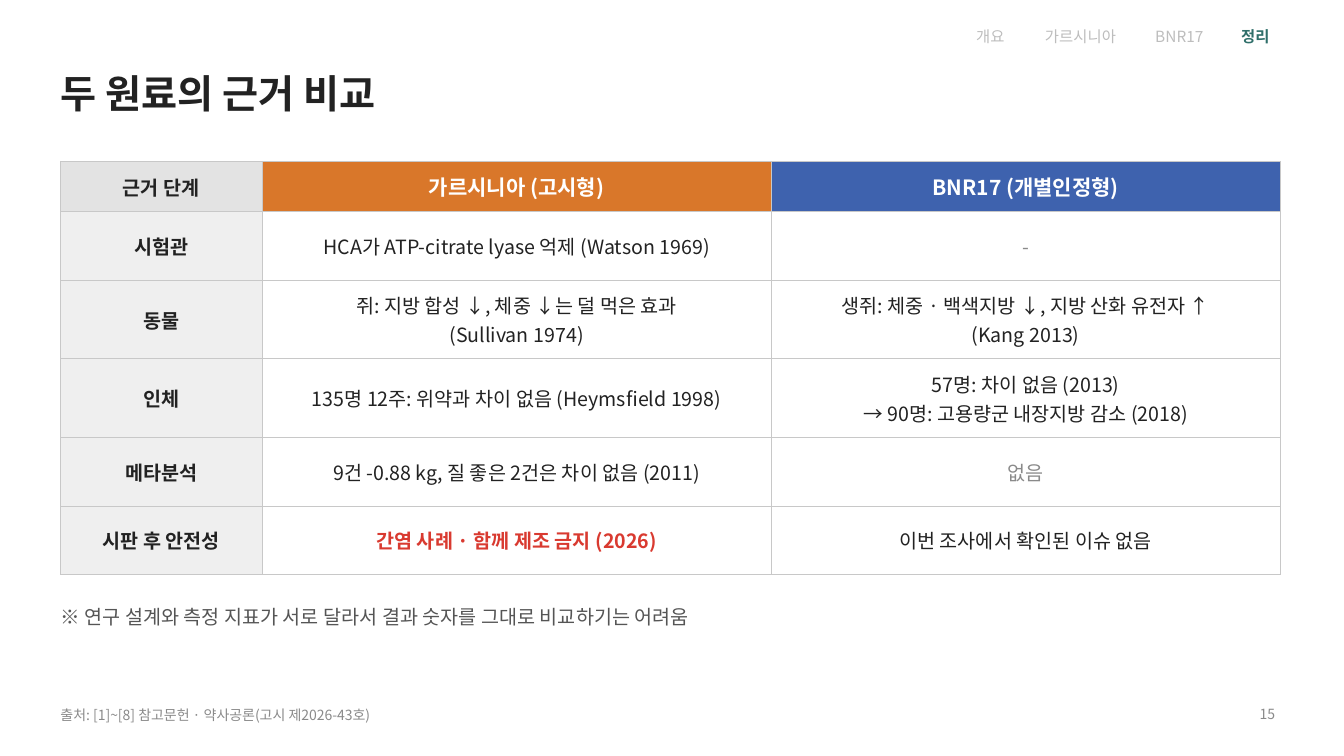
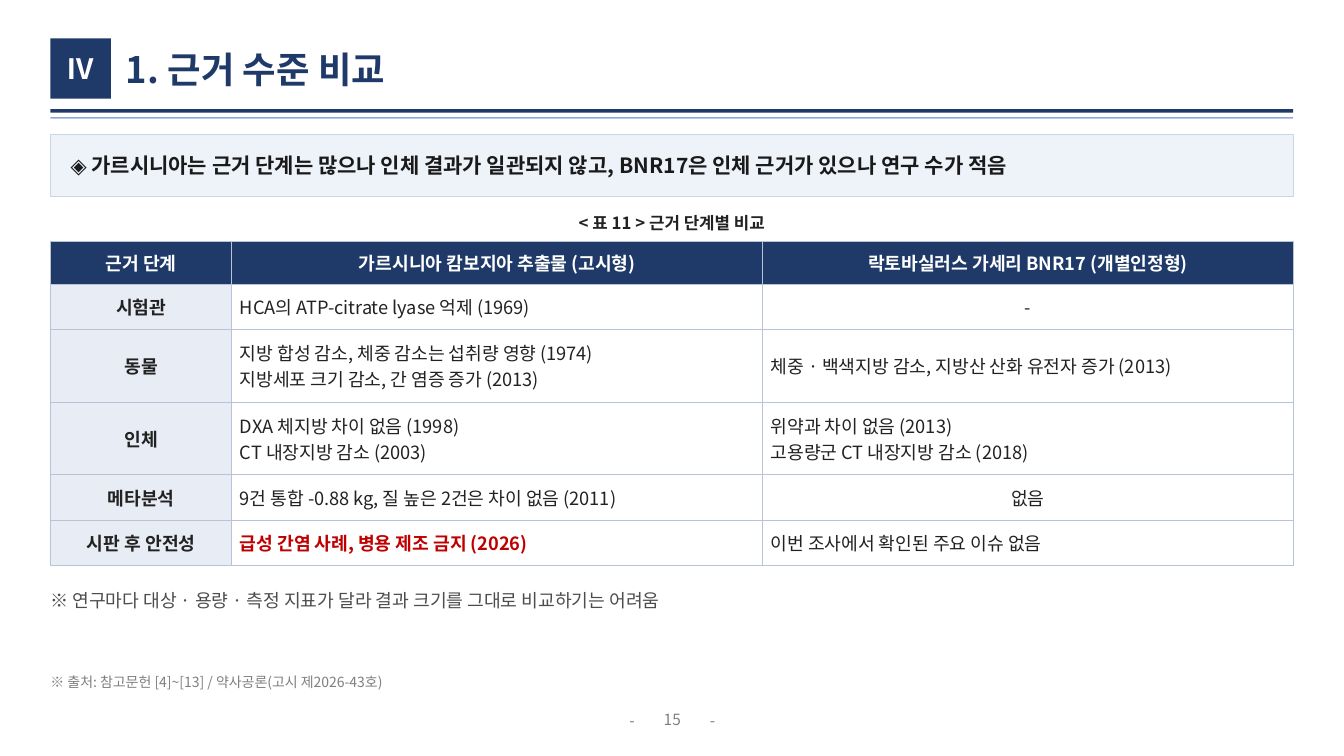
Before and after one commit to logvinca99-cell/logvinca, a slide deck: slide 15 of 발표자료/체중조절_발표_기능성식품학.pptx. Drawn at 1344x756 pixels with LibreOffice and Linux fonts; fonts in the diff are those of the drawing. Boxes give left, top, right and bottom in pixels: in the first picture for what was removed or moved away, otherwise in the second. Text is boxed around its words. In the diff, an @@ line names an element or a change of style, - is before the commit and + after.

```diff
--- a/발표자료/체중조절_발표_기능성식품학.pptx
+++ b/발표자료/체중조절_발표_기능성식품학.pptx
@@ text removed at box(1045, 29, 1116, 43) @@
-가르시니아
@@ text removed at box(1241, 29, 1269, 44) @@
-정리
@@ rectangle added at box(50, 38, 111, 99), fill #1F3A68 @@
@@ text added at box(67, 58, 95, 79), 20 pt, text #FFFFFF, bold @@
+Ⅳ
@@ title at box(126, 52, 385, 87): text changed; size 28 to 26 pt; text colour #222222 to #1F3A68 @@
-두 원료의 근거 비교
+1. 근거 수준 비교
@@ text removed at box(976, 30, 1004, 43) @@
-개요
@@ text removed at box(1155, 31, 1203, 42) @@
-BNR17
@@ line added from (50, 111) to (1294, 111), #1F3A68 2.5 pt @@
@@ line added from (50, 118) to (1294, 118), #8EAADB 1 pt @@
@@ rectangle added at box(50, 134, 1294, 197), fill #EEF3FA, outline #C9D6EA 0.75 pt @@
@@ text added at box(91, 155, 1007, 175), 15 pt, text #1A1A1A, bold @@
+◈ 가르시니아는 근거 단계는 많으나 인체 결과가 일관되지 않고, BNR17은 인체 근거가 있으나 연구 수가 적음
@@ text added at box(592, 215, 765, 231), 12 pt, text #222222, bold @@
+< 표 11 > 근거 단계별 비교
@@ table at box(50, 242, 1293, 558) @@
-row 1, column 2: 가르시니아 (고시형)
+row 1, column 2: 가르시니아 캄보지아 추출물 (고시형)
-row 1, column 3: BNR17 (개별인정형)
+row 1, column 3: 락토바실러스 가세리 BNR17 (개별인정형)
-row 2, column 2: HCA가 ATP-citrate lyase 억제 (Watson 1969)
+row 2, column 2: HCA의 ATP-citrate lyase 억제 (1969)
-row 3, column 2: 쥐: 지방 합성 ↓, 체중 ↓는 덜 먹은 효과 / (Sullivan 1974)
+row 3, column 2: 지방 합성 감소, 체중 감소는 섭취량 영향 (1974) / 지방세포 크기 감소, 간 염증 증가 (2013)
-row 3, column 3: 생쥐: 체중 · 백색지방 ↓, 지방 산화 유전자 ↑ / (Kang 2013)
+row 3, column 3: 체중 · 백색지방 감소, 지방산 산화 유전자 증가 (2013)
-row 4, column 2: 135명 12주: 위약과 차이 없음 (Heymsfield 1998)
+row 4, column 2: DXA 체지방 차이 없음 (1998) / CT 내장지방 감소 (2003)
-row 4, column 3: 57명: 차이 없음 (2013) / → 90명: 고용량군 내장지방 감소 (2018)
+row 4, column 3: 위약과 차이 없음 (2013) / 고용량군 CT 내장지방 감소 (2018)
-row 5, column 2: 9건 -0.88 kg, 질 좋은 2건은 차이 없음 (2011)
+row 5, column 2: 9건 통합 -0.88 kg, 질 높은 2건은 차이 없음 (2011)
-row 6, column 2: 간염 사례 · 함께 제조 금지 (2026)
+row 6, column 2: 급성 간염 사례, 병용 제조 금지 (2026)
-row 6, column 3: 이번 조사에서 확인된 이슈 없음
+row 6, column 3: 이번 조사에서 확인된 주요 이슈 없음
@@ fill #E3E3E3 to #1F3A68 in row 1, column 1 @@
@@ fill #D9772A to #1F3A68 in row 1, column 2 @@
@@ fill #3E62AE to #1F3A68 in row 1, column 3 @@
@@ fill #EFEFEF to #E8EDF5 in 5 cells @@
@@ size 14 to 13 pt in "근거 단계", "시험관", "-", "동물" and 4 more places @@
@@ text colour #222222 to #FFFFFF in "근거 단계" @@
@@ text colour #8A8A8A to #222222 in "-", "없음" @@
@@ borders changed @@
@@ table: place and size @@
-table at box(60, 161, 1280, 556)
+table at box(50, 242, 1293, 558)
@@ text at box(73, 592, 659, 609): text changed; size 14 to 13 pt; text colour #555555 to #4D4D4D @@
-※ 연구 설계와 측정 지표가 서로 달라서 결과 숫자를 그대로 비교하기는 어려움
+※ 연구마다 대상 · 용량 · 측정 지표가 달라 결과 크기를 그대로 비교하기는 어려움
@@ text at box(67, 675, 383, 690): text changed; text colour #8A8A8A to #7F7F7F @@
-출처: [1]~[8] 참고문헌 · 약사공론(고시 제2026-43호)
+※ 출처: 참고문헌 [4]~[13] / 약사공론(고시 제2026-43호)
@@ text added at box(617, 706, 647, 736), 11 pt, text #7F7F7F @@
+-
@@ page number: place and size @@
-page number at box(1260, 709, 1276, 719)
+page number at box(664, 714, 681, 725)
@@ page number at box(664, 714, 681, 725): size 10 to 11 pt, text colour #8A8A8A to #7F7F7F; alignment right to centre @@
@@ text added at box(698, 706, 728, 736), 11 pt, text #7F7F7F @@
+-
```
Also in this commit, not shown: 17 other slides changed, 3 slides added, 3 slides removed, 1 other file.
